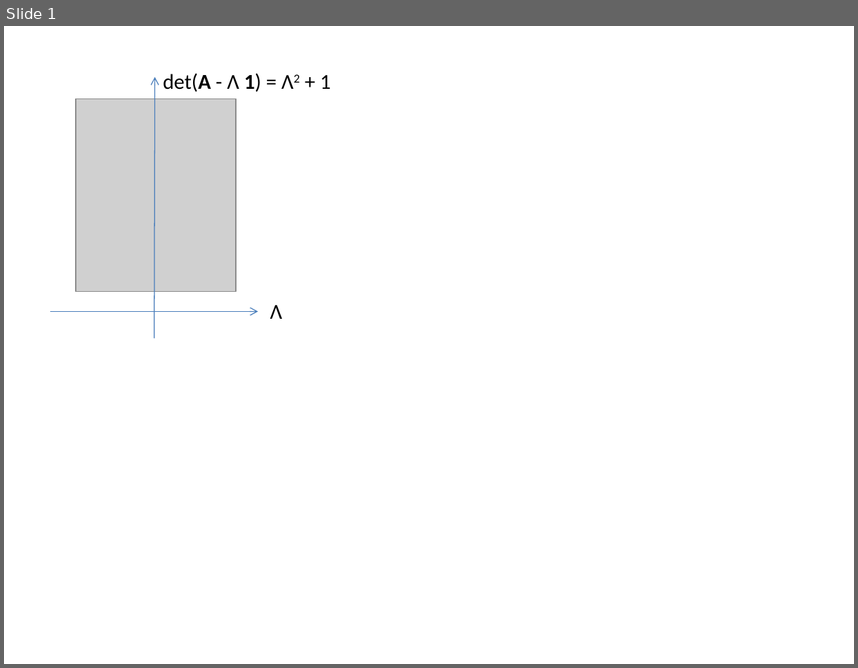
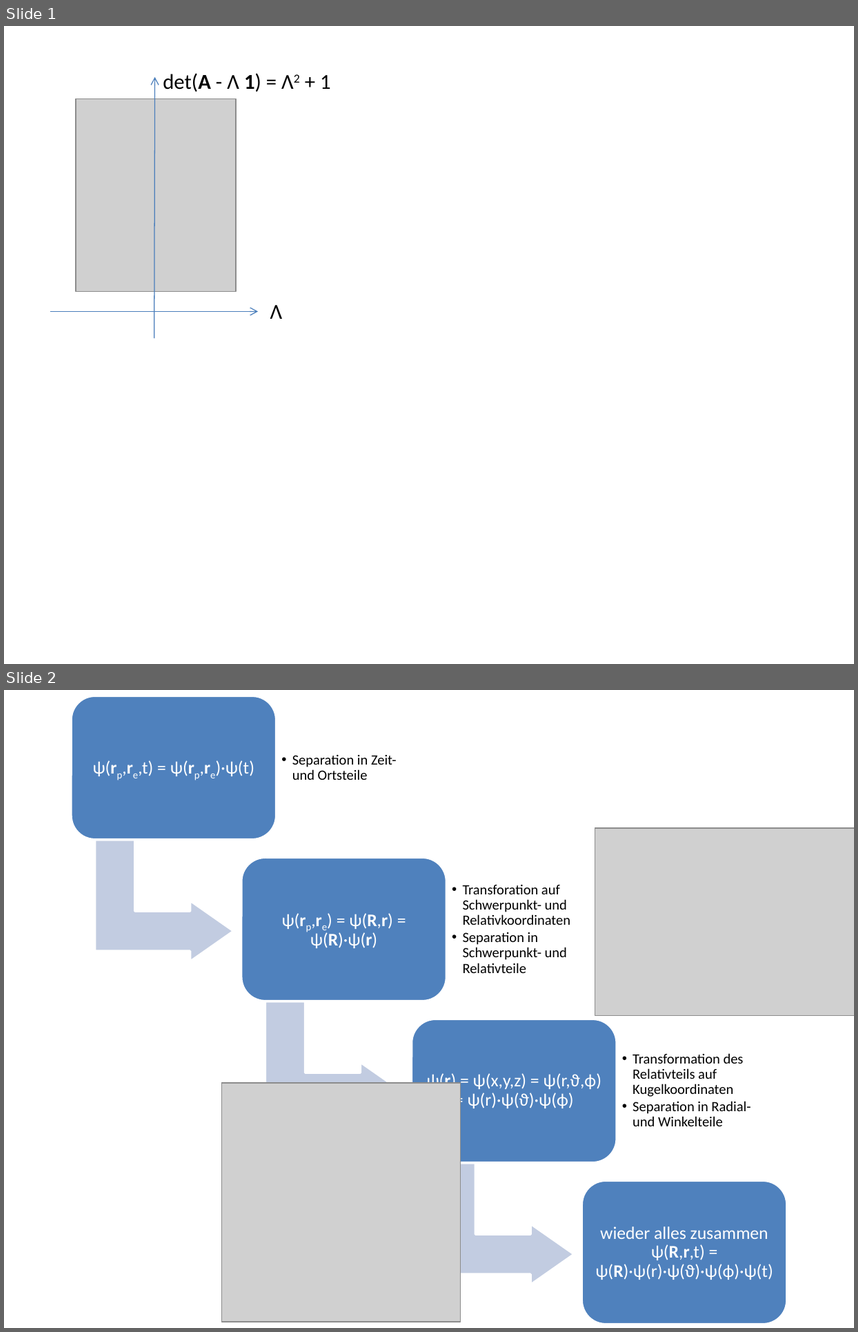
Before and after one commit to HaraldRieder/Physikalismus, a slide deck: Quanteninformation-Bilder.pptx. Shown one above the other, each under a label of ours: slide 1 before the commit, slides 1 and 2 after it. The pictures are 858x668 and 858x1332 pixels, drawn with LibreOffice and Linux fonts; fonts in the diff are those of the drawing; grey boxes stand for pictures. Boxes give left, top, right and bottom in pixels: in the first picture for what was removed or moved away, otherwise in the second. Text is boxed around its words. In the diff, an @@ line names an element or a change of style, - is before the commit and + after.

Commit message:
Wasserstoff-Problem Separation beschrieben

```diff
--- a/Quanteninformation-Bilder.pptx
+++ b/Quanteninformation-Bilder.pptx
@@ slide 2 added at [4, 690, 854, 1328], background #FFFFFF @@
@@ picture added at [595, 828, 854, 1015] @@
@@ picture added at [221, 1083, 461, 1321] @@
@@ group added at [71, 696, 788, 1324]: 7 texts, 4 rounded rectangles, 3 bent up arrows @@
+ψ(rp,re,t) = ψ(rp,re)·ψ(t)
+  •• Separation in Zeit- und Ortsteile
+ψ(rp,re) = ψ(R,r) = ψ(R)·ψ(r)
+  •• Transforation auf Schwerpunkt- und Relativkoordinaten
+  •• Separation in Schwerpunkt- und Relativteile
+ψ(r) = ψ(x,y,z) = ψ(r,ϑ,ϕ) = ψ(r)·ψ(ϑ)·ψ(ϕ)
+  •• Transformation des Relativteils auf Kugelkoordinaten
+  •• Separation in Radial- und Winkelteile
+wieder alles zusammen
+ψ(R,r,t) = ψ(R)·ψ(r)·ψ(ϑ)·ψ(ϕ)·ψ(t)
```
Also in this commit, not shown: 2 other files.
